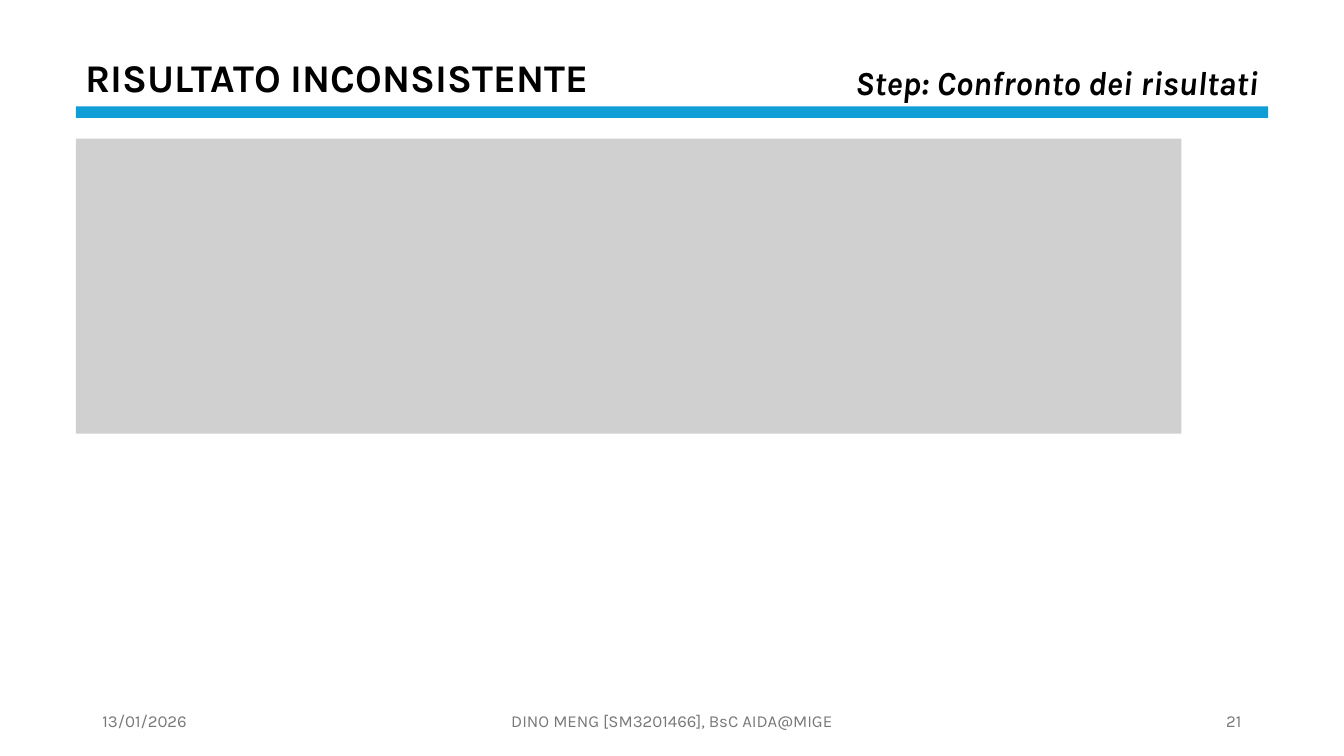
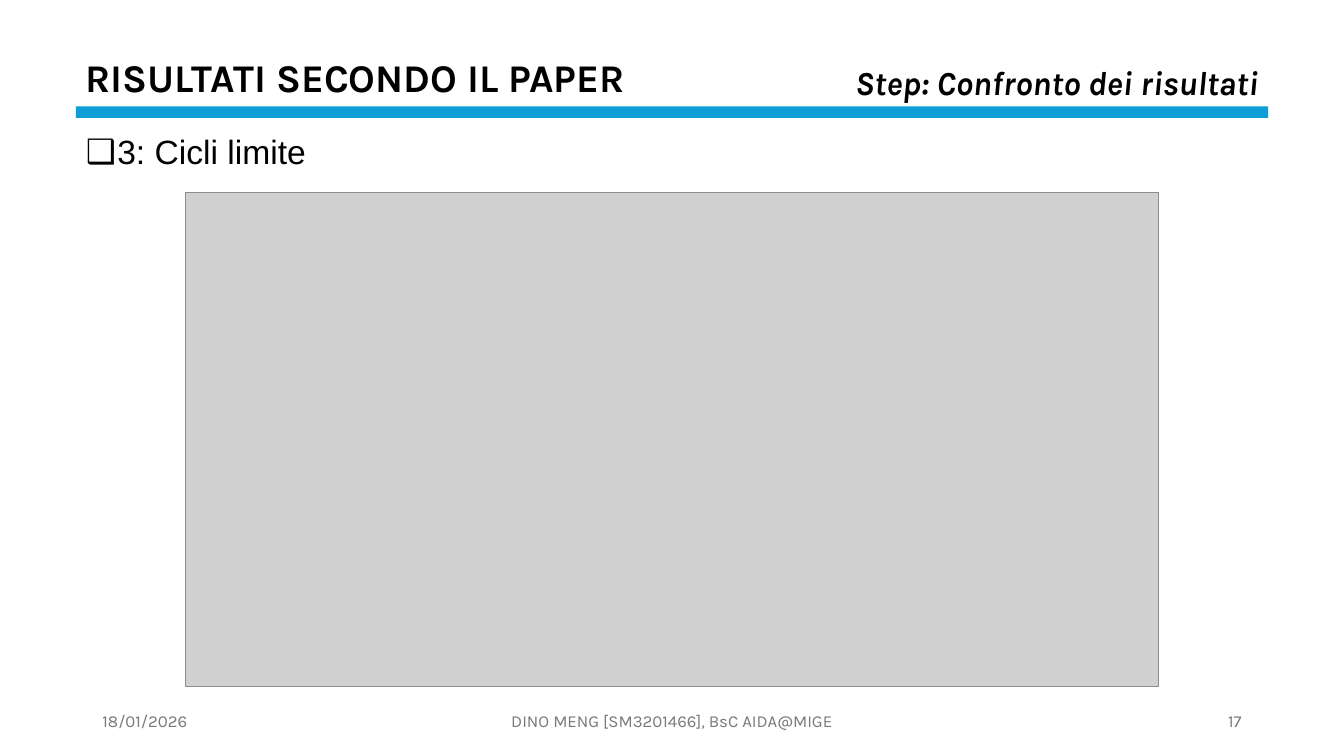
Before and after one commit to OdinMeng/AIDA-UNIVERSITY-NOTES-2025-2026, a slide deck: slide 17 of Complex Systems/project/PresentationPROJECTSM3201466.pptx (slide 21 before the commit). Drawn at 1344x756 pixels with LibreOffice and Linux fonts; fonts in the diff are those of the drawing; grey boxes stand for pictures. Boxes give left, top, right and bottom in pixels: in the first picture for what was removed or moved away, otherwise in the second. Text is boxed around its words. In the diff, an @@ line names an element or a change of style, - is before the commit and + after.

```diff
--- a/Complex Systems/project/PresentationPROJECTSM3201466.pptx
+++ b/Complex Systems/project/PresentationPROJECTSM3201466.pptx
@@ text at <box>86,66,625,93</box>: text changed @@
-RISULTATO INCONSISTENTE
+RISULTATI SECONDO IL PAPER
@@ picture removed at <box>76,139,1182,435</box> @@
@@ text added at <box>117,139,305,165</box>, 24 pt, text #000000 @@
+❑ 3: Cicli limite
@@ picture added at <box>186,193,1158,687</box> @@
@@ text at <box>102,715,187,728</box>: text changed @@
-13/01/2026
+18/01/2026
@@ page number at <box>1228,716,1241,727</box>: text changed @@
-21
+17
```
Also in this commit, not shown: 39 other slides changed, 2 slides added, 7 slides removed, 5 other files.
